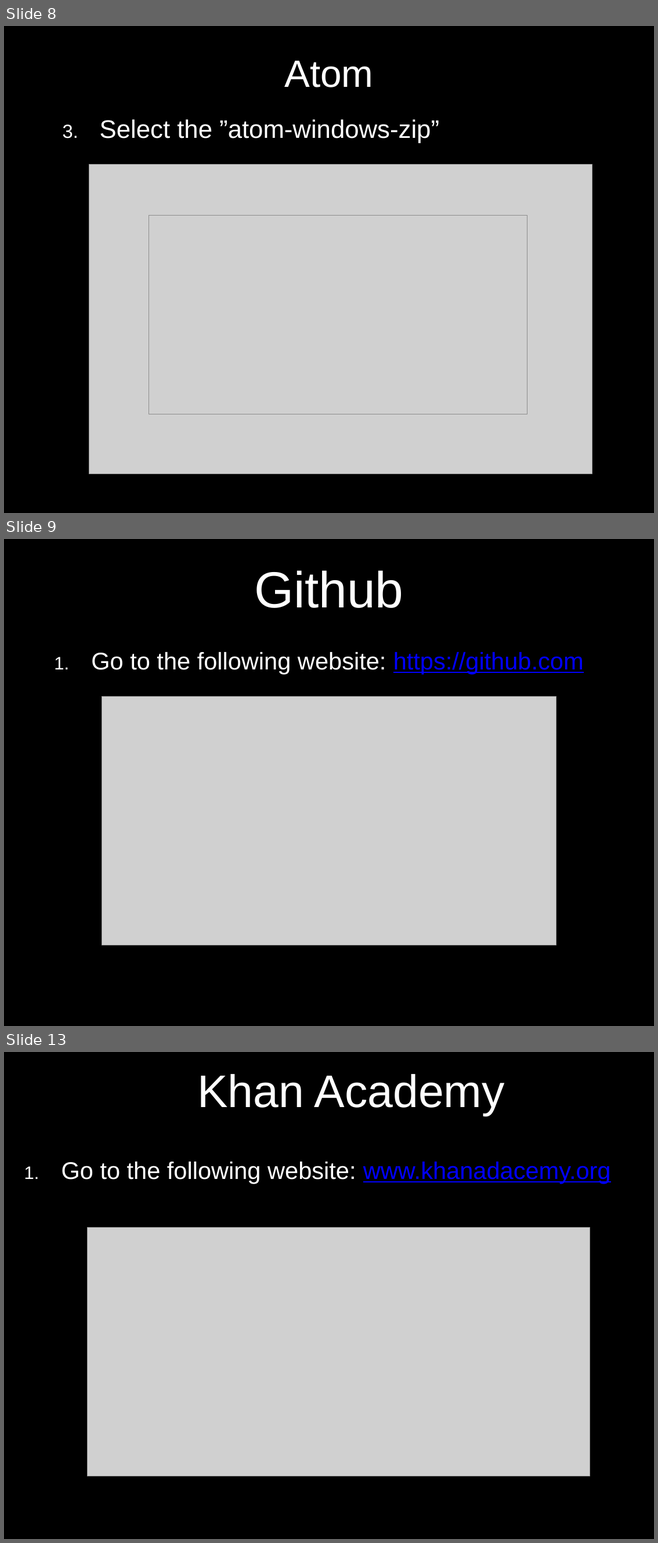
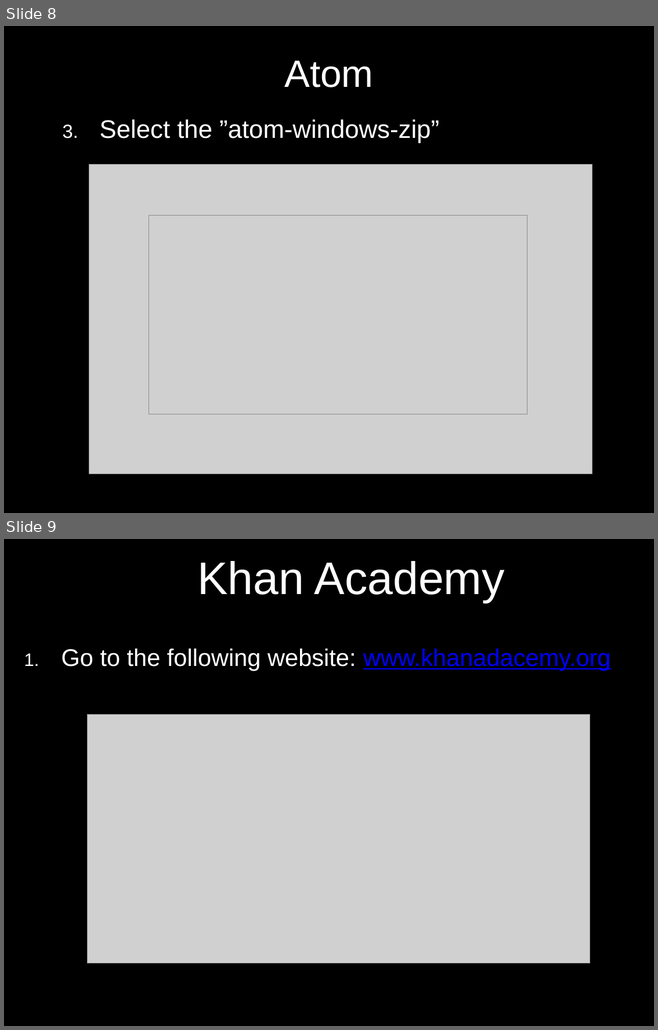
Before and after one commit to D-Code-DL/Slides, a slide deck: Class Presentations/Day2 JS Class.pptx. Shown one above the other, each under a label of ours: slides 8, 9 and 13 before the commit, slides 8 and 9 after it; the slides between them are not shown. The pictures are 658x1543 and 658x1030 pixels, drawn with LibreOffice and Linux fonts; fonts in the diff are those of the drawing; grey boxes stand for pictures. Boxes give left, top, right and bottom in pixels: in the first picture for what was removed or moved away, otherwise in the second. Text is boxed around its words. In the diff, an @@ line names an element or a change of style, - is before the commit and + after.

```diff
--- a/Class Presentations/Day2 JS Class.pptx
+++ b/Class Presentations/Day2 JS Class.pptx
@@ slide 9 removed at [4, 539, 654, 1026], background #000000 @@
@@ title removed at [254, 570, 404, 608] @@
-Github
@@ text removed at [91, 652, 583, 674] @@
-1. Go to the following website: https://github.com
@@ picture removed at [102, 697, 556, 945] @@
@@ what was slide 13 is now slide 9 @@
```
Also in this commit, not shown: 1 slide changed, 3 other slides removed.
